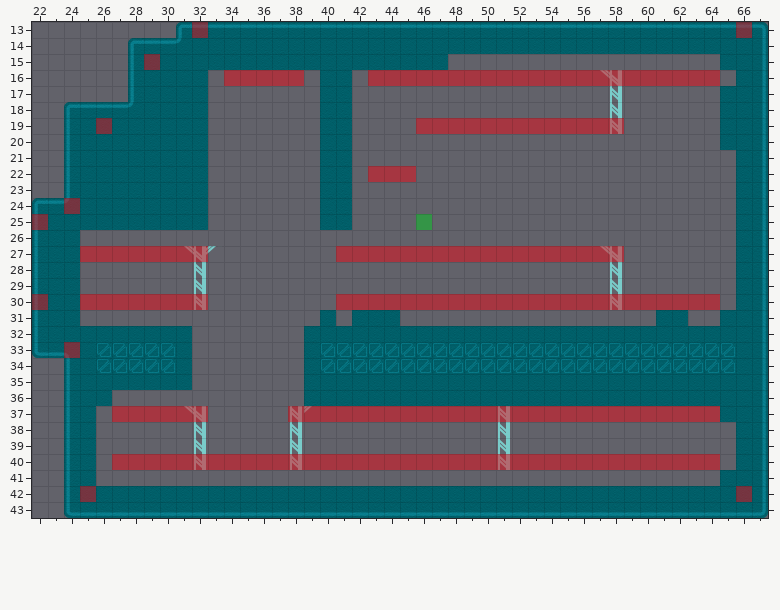
Tiled map (JSON): assets/jsons/levels/level7.json. The picture above is the old version.
Cells are 64x64 px. Shown: x 22..67, y 13..43. Not drawn, because the pictures are missing: unchanged layer "Terrain".
The result:
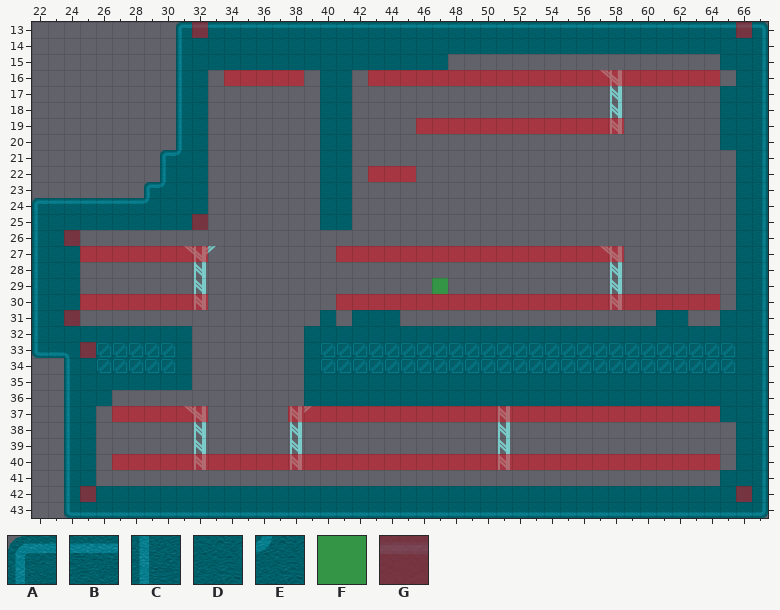
Key: from "backgroundTiles": A 0 "backgroundTiles", B 1 "backgroundTiles", C 5 "backgroundTiles", D 6 "backgroundTiles", E 9 "backgroundTiles"; from "board": F 1 "boardClimb", G 2 "boardFloor".
_ is an empty cell.
See-through tiles are keyed as they look on the map.
From old to new:
Layer "Background":
Tile A replaces tile D in row 21 at x 30; in row 23 at x 29.
Tile B replaces tile D in row 24 at x 25 to 28.
Tile B replaces tile E in row 24 at x 24.
Tile C replaces tile D in rows 15 to 20 at x 31; in row 22 at x 30.
Tile C replaces tile E in row 14 at x 31.
Tile E replaces tile D in row 21 at x 31; in row 23 at x 30; in row 24 at x 29.
Tile A is removed in row 14 at x 28; in row 18 at x 24.
Tile B is removed in row 14 at x 29 to 30; in row 18 at x 25 to 27.
Tile C is removed in rows 15 to 17 at x 28; in rows 19 to 23 at x 24.
Tile D is removed in rows 15 to 18 at x 29 to 30; in rows 19 to 20 at x 25 to 30; in rows 21 to 22 at x 25 to 29; in row 23 at x 25 to 28.
Tile E is removed in row 18 at x 28.
Layer "Corners":
Tile F is added in row 29 at x 47.
Tile G is added in row 25 at x 32; in row 26 at x 24; in row 31 at x 24; in row 33 at x 25.
Tile F is removed in row 25 at x 46.
Tile G is removed in row 15 at x 29; in row 19 at x 26; in row 24 at x 24; in row 25 at x 22; in row 30 at x 22; in row 33 at x 24.
